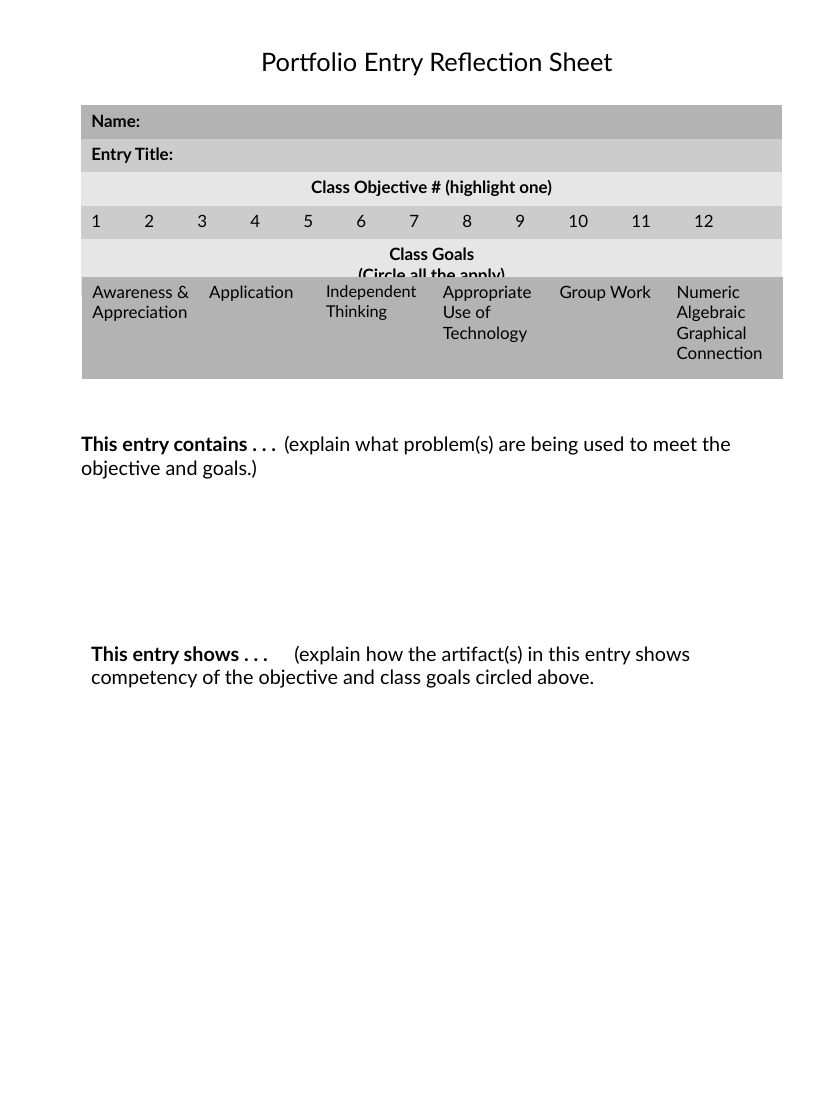
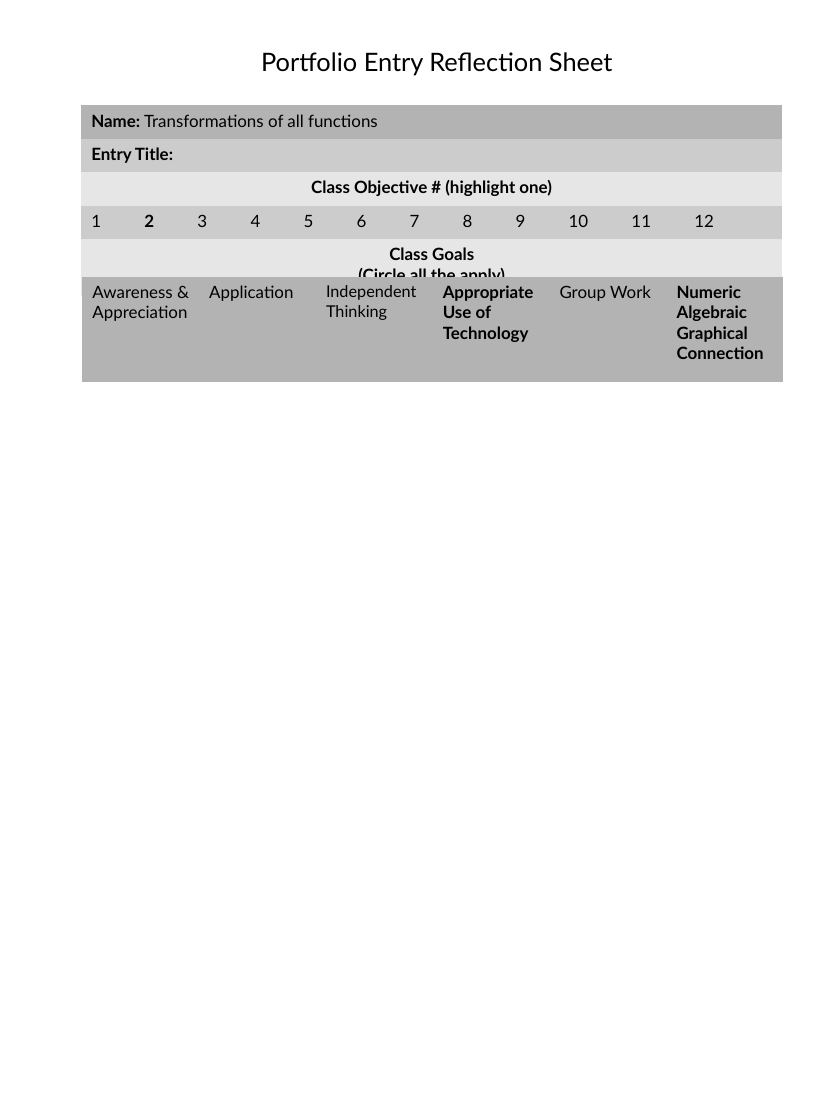
Before and after one commit to luisnaranjo733/precalc, a slide deck: slide 1 of src/objectives/reflections/2.odp. Drawn at 840x1120 pixels with LibreOffice and Linux fonts; fonts in the diff are those of the drawing. Boxes give left, top, right and bottom in pixels: in the first picture for what was removed or moved away, otherwise in the second. Text is boxed around its words. In the diff, an @@ line names an element or a change of style, - is before the commit and + after.

```diff
--- a/src/objectives/reflections/2.odp
+++ b/src/objectives/reflections/2.odp
@@ table at (81, 106, 782, 281) @@
-row 1, column 1: Name:
+row 1, column 1: Name: Transformations of all functions
@@ bold on in "2" @@
@@ table at (82, 276, 783, 382) @@
@@ bold on in "Appropriate Use of Technology", "Numeric Algebraic Graphical Connection" @@
@@ text removed at (81, 436, 731, 479) @@
-This entry contains . . . (explain what problem(s) are being used to meet the objective and goals.)
@@ text removed at (91, 646, 690, 688) @@
-This entry shows . . . (explain how the artifact(s) in this entry shows competency of the objective and class goals circled above.
```
Also in this commit, not shown: 11 other files.
